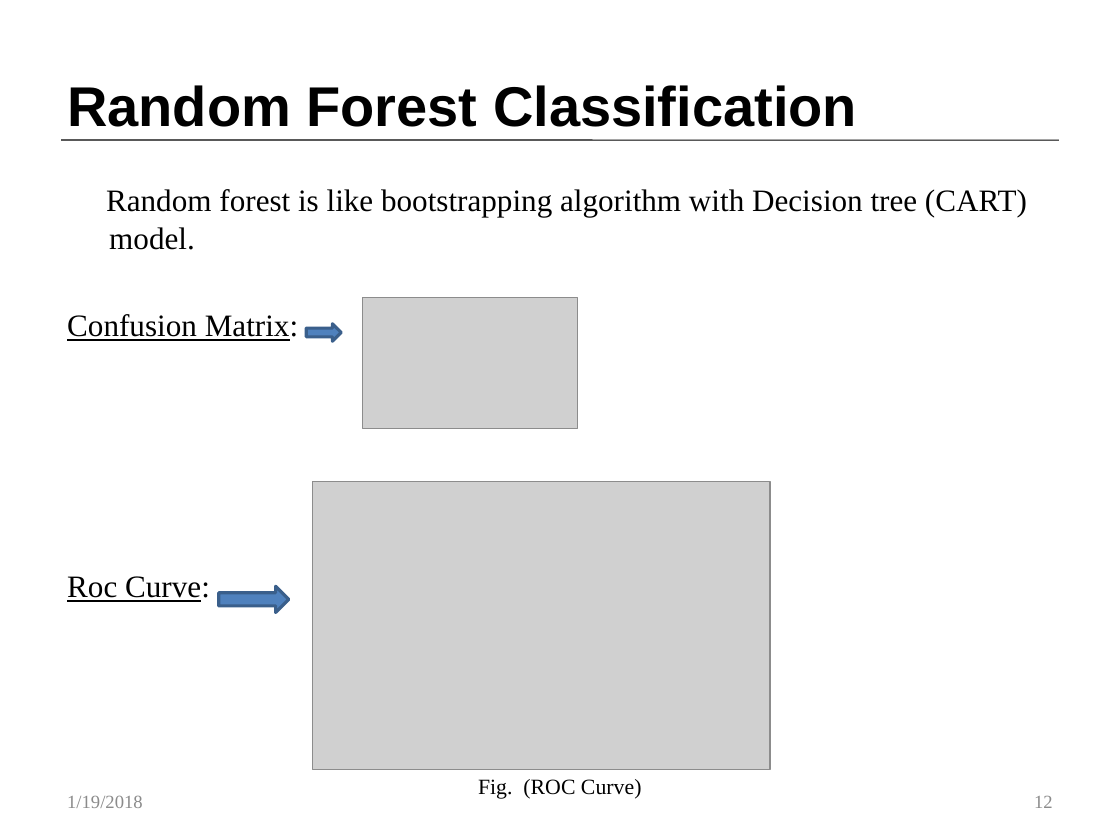
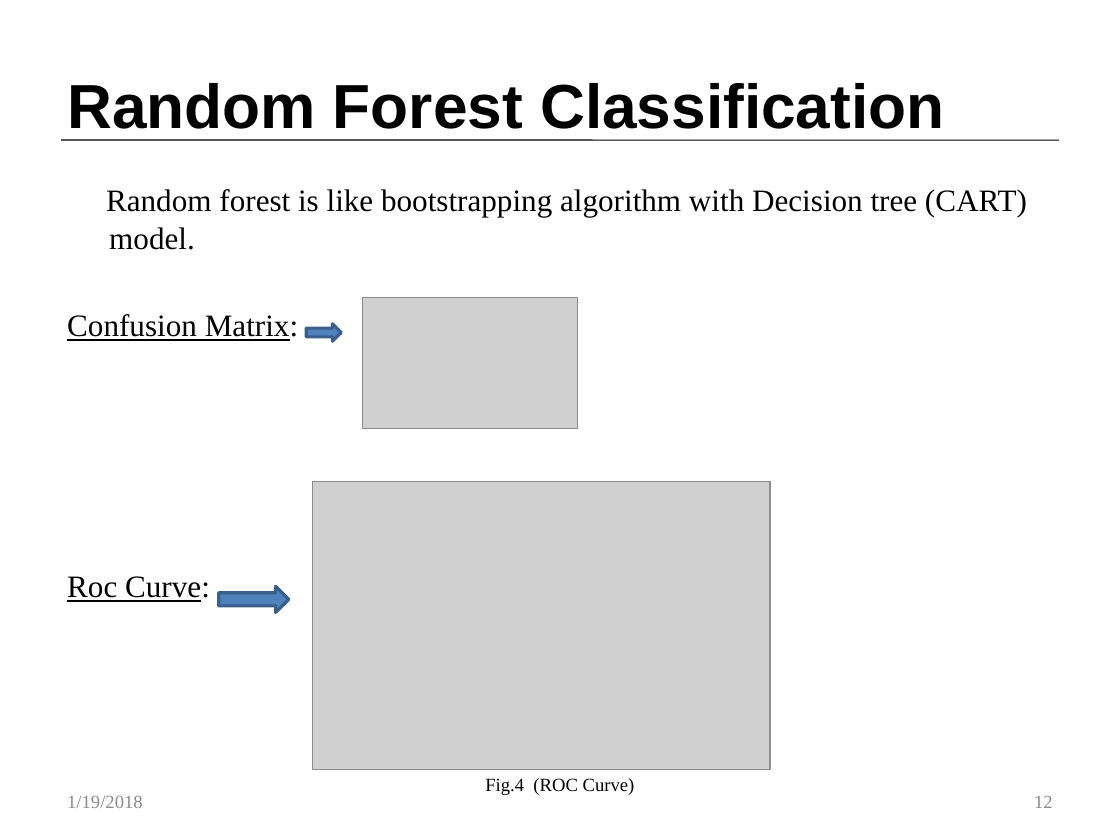
Before and after one commit to Customer-Churn-Prediction/Project-Machine-Learning, a slide deck: slide 12 of Customer Churn Prediction In Telecom Industry.pptx. Drawn at 1120x840 pixels with LibreOffice and Linux fonts; fonts in the diff are those of the drawing; grey boxes stand for pictures. Boxes give left, top, right and bottom in pixels: in the first picture for what was removed or moved away, otherwise in the second. Text is boxed around its words. In the diff, an @@ line names an element or a change of style, - is before the commit and + after.

```diff
--- a/Customer Churn Prediction In Telecom Industry.pptx
+++ b/Customer Churn Prediction In Telecom Industry.pptx
@@ title "Random Forest Classification" at [67,83,944,129]: size 36 to 40 pt @@
@@ text at [485,778,635,795]: text changed; size 14 to 12 pt @@
-Fig. (ROC Curve)
+Fig.4 (ROC Curve)
```
Also in this commit, not shown: 14 other slides changed.
